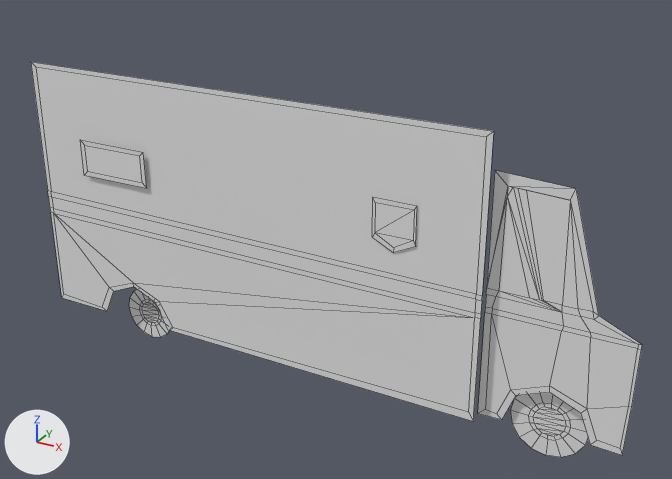
The FBX model Assets/Art/Van.fbx as it was, and as the next commit left it.
One viewpoint serves both versions: a camera (50 mm lens) standing at (0.081, -0.0846, 0.0173) and looking at (0.0348, -0.0007, -0.0247). Arrows for +X, +Y and +Z are at lower left; the lights stay in place. Mesh edges are drawn as thin lines. Materials are left out; every surface is plain grey. Where no turn or scale is listed for an object, it has been applied to the vertices.

The scene before the commit, as lines of its bpy script (objects in view):
```python
me_cube_001 = bpy.data.meshes.new('Cube_001')
me_cube_001.from_pydata(...)  # 199 vertices, 183 faces; spans x -0.0378..0.0374, y -0.0041..-0.001, z -0.0012..0.0349
me_cube_001.materials.append(mat_gameatlasmaterial__color_atlas_png)
ob_cube_001 = bpy.data.objects.new('Cube_001', me_cube_001)
ob_cube_001.location = (0.0317, 0.0, -0.0434)
```
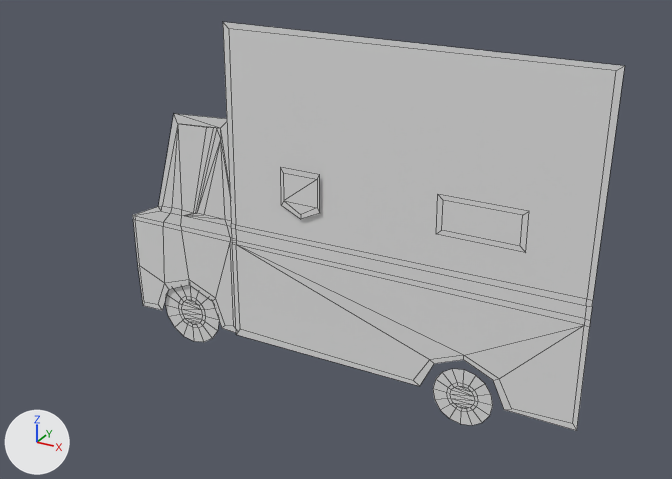
Commit message: Tweaked van model look more to more cartoony.

The change, as a diff of the scene's bpy script:
```diff
--- a/Assets/Art/Van.fbx.py
+++ b/Assets/Art/Van.fbx.py
@@ me_cube_001 @@
 # used by ob_cube_001; location = (0.0317, 0.0, -0.0434)
-me_cube_001.from_pydata(...)  # 199 vertices, 183 faces; spans x -0.0378..0.0374, y -0.0041..-0.001, z -0.0012..0.0349
+me_cube_001.from_pydata(...)  # 199 vertices, 183 faces; spans x -0.0273..0.0321, y -0.0006..0.0006, z -0.0012..0.0415
+# me_cube_001 part 1: the loose piece of 51 vertices spanning x 0.0214..0.0374, y -0.0019, z 0.0022..0.0304 is scaled about its middle by (-1, 0.974, 1), then moved by (-0.0487, 0.0021, 0.0)
+# me_cube_001 part 2: the loose piece of 8 vertices spanning x -0.0305..-0.0208, y -0.0041, z 0.0216..0.0262 is scaled about its middle by (-1, -0.0119, 1), then moved by (0.0455, 0.0039, 0.0)
+# me_cube_001 part 3: the loose piece of 10 vertices spanning x 0.0091..0.0142, y -0.0038, z 0.0202..0.026 is moved by (-0.0132, 0.0032, 0.0)
+# me_cube_001 part 4: a new loose piece of 48 vertices spanning x 0.0153..0.0224, y 0.0001, z -0.0012..0.006
+# me_cube_001 part 5: a new loose piece of 48 vertices spanning x -0.0233..-0.0147, y 0.0006, z -0.0011..0.0076
+# me_cube_001 part 6: a new loose piece of 34 vertices spanning x -0.0115..0.0321, y -0.0003..-0.0002, z 0.0023..0.0415
+# me_cube_001 part 7: the loose piece of 48 vertices spanning x -0.0283..-0.0211, y -0.001, z -0.0012..0.006 is deleted
+# me_cube_001 part 8: the loose piece of 48 vertices spanning x 0.0248..0.0335, y -0.001, z -0.0011..0.0076 is deleted
+# me_cube_001 part 9: the loose piece of 34 vertices spanning x -0.0378..0.0216, y -0.0036, z 0.0023..0.0349 is deleted
```

Pixel boxes (x1, y1, x2, y2) of what changed, in the pictures (672 x 479 px; the box of a moved part takes in the faces that stretch with it):
'Cube_001', reshaped (19% narrower)
    before: (31, 62, 642, 457)
    after: (133, 22, 625, 431)
part 1 of me_cube_001, moved or reshaped
    before: (478, 170, 642, 455)
    after: (133, 114, 236, 333)
part 2 of me_cube_001, moved or reshaped
    before: (80, 140, 146, 188)
    after: (436, 194, 529, 253)
part 3 of me_cube_001, moved or reshaped
    before: (372, 197, 417, 253)
    after: (281, 168, 320, 219)
part 4 of me_cube_001, added
    after: (433, 369, 493, 425)
part 5 of me_cube_001, added
    after: (165, 285, 219, 342)
part 6 of me_cube_001, added
    after: (223, 22, 625, 431)
part 7 of me_cube_001, deleted
    before: (129, 289, 169, 337)
part 8 of me_cube_001, deleted
    before: (510, 392, 588, 457)
part 9 of me_cube_001, deleted
    before: (31, 62, 494, 421)
